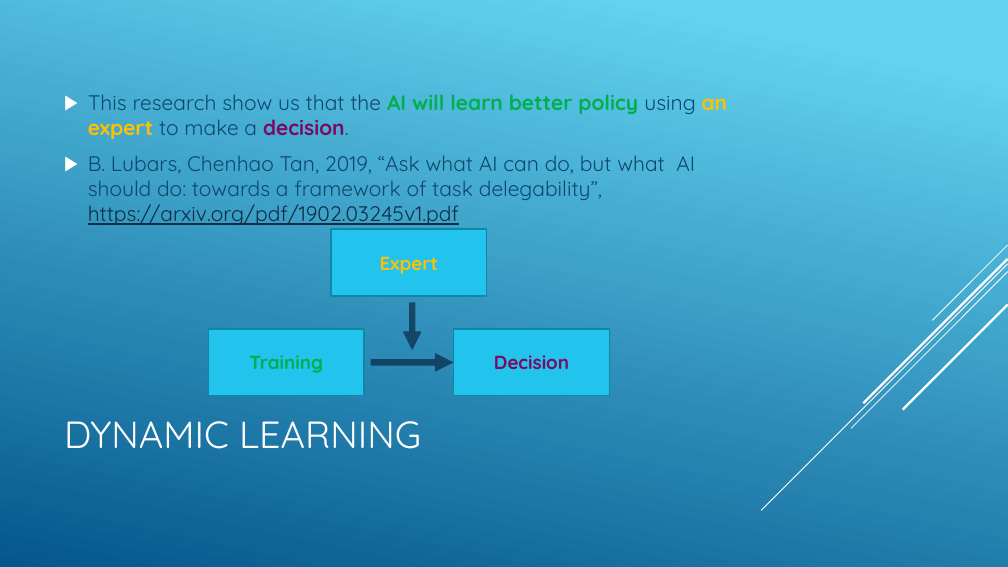
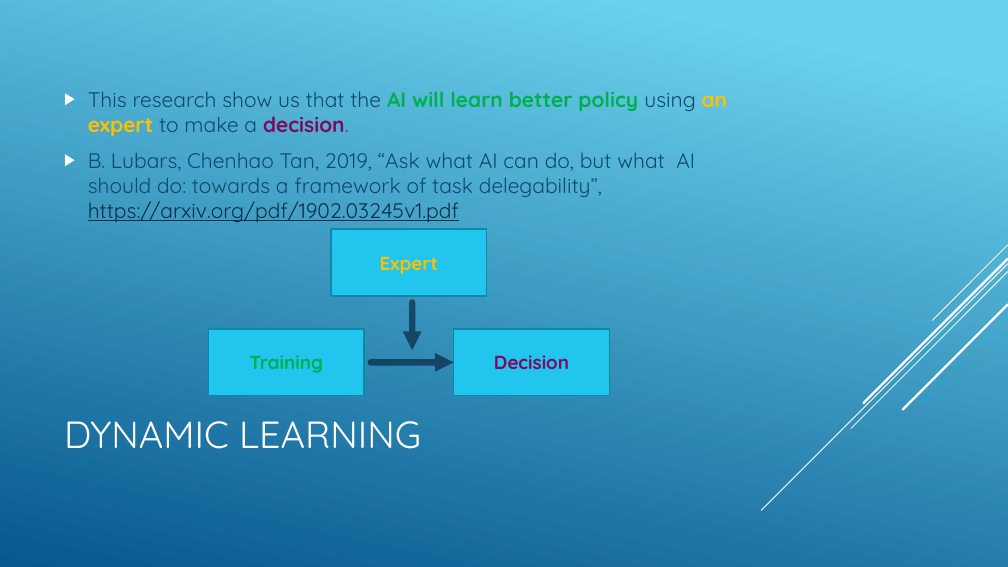
Before and after one commit to jnguyen1192/SIA, a slide deck: slide 5 of SAI_presentation.pptx. Drawn at 1008x567 pixels with LibreOffice and Linux fonts; fonts in the diff are those of the drawing. Boxes give left, top, right and bottom in pixels: in the first picture for what was removed or moved away, otherwise in the second. Text is boxed around its words. In the diff, an @@ line names an element or a change of style, - is before the commit and + after.

```diff
--- a/SAI_presentation.pptx
+++ b/SAI_presentation.pptx
@@ background gradient #62D2EF to #05578D to gradient #6ED2EB to #06588E @@
@@ text "This research show us that ..." at [88, 91, 728, 222]: text colour #0F486F to #0F496F in "This research show us that the using ...", "B. Lubars, Chenhao Tan, 2019, “Ask what ..."; text colour #7B0A61 to #7C0B61 in "decision."; more space between paragraphs @@
@@ arrow (412, 302) - (412, 350): stroke #021730 6 pt to #031730 6 pt @@
@@ arrow (371, 362) - (454, 362): stroke #021730 6 pt to #031730 6 pt @@
```
Also in this commit, not shown: 22 other slides changed.
